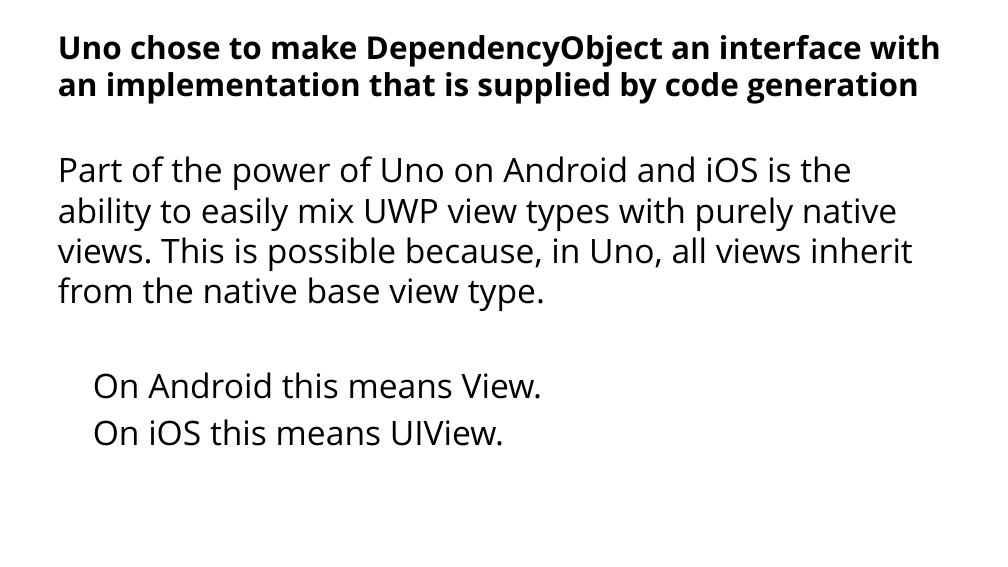
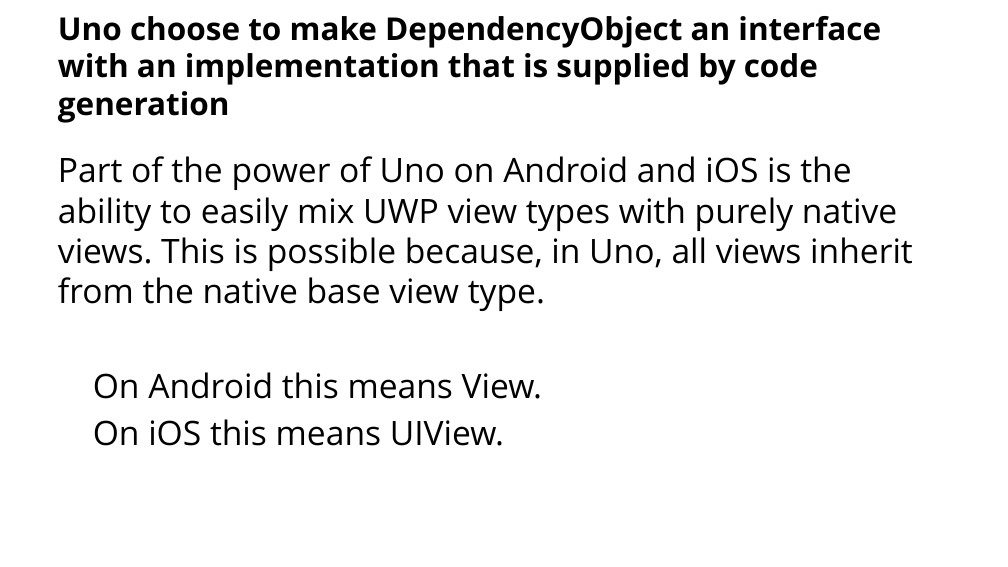
Before and after one commit to unoplatform/workshops, a slide deck: slide 41 of uno-bootcamp/slides/uno-bootcamp.pptx. Drawn at 1008x567 pixels with LibreOffice and Linux fonts; fonts in the diff are those of the drawing; background and template pictures are left out. Boxes give left, top, right and bottom in pixels: in the first picture for what was removed or moved away, otherwise in the second. Text is boxed around its words. In the diff, an @@ line names an element or a change of style, - is before the commit and + after.

Commit message:
Corrects the spelling of the uno-bootcamp slides

```diff
--- a/uno-bootcamp/slides/uno-bootcamp.pptx
+++ b/uno-bootcamp/slides/uno-bootcamp.pptx
@@ title at (x1=58, y1=16, x2=881, y2=123): text changed @@
-Uno chose to make DependencyObject an interface with an implementation that is supplied by code generation
+Uno choose to make DependencyObject an interface with an implementation that is supplied by code generation
```
Also in this commit, not shown: 3 other slides changed.
